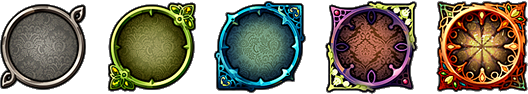
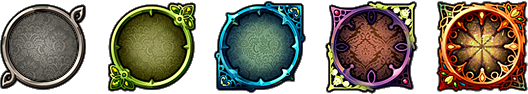
Two versions of the same layered image (528x94). Layer-by-layer changes:
added layer "Вставленный слой" above "hero_ICON'.png" over [9,12,78,81]
painted on "hero_ICON'.png" over [9,0,528,81]
